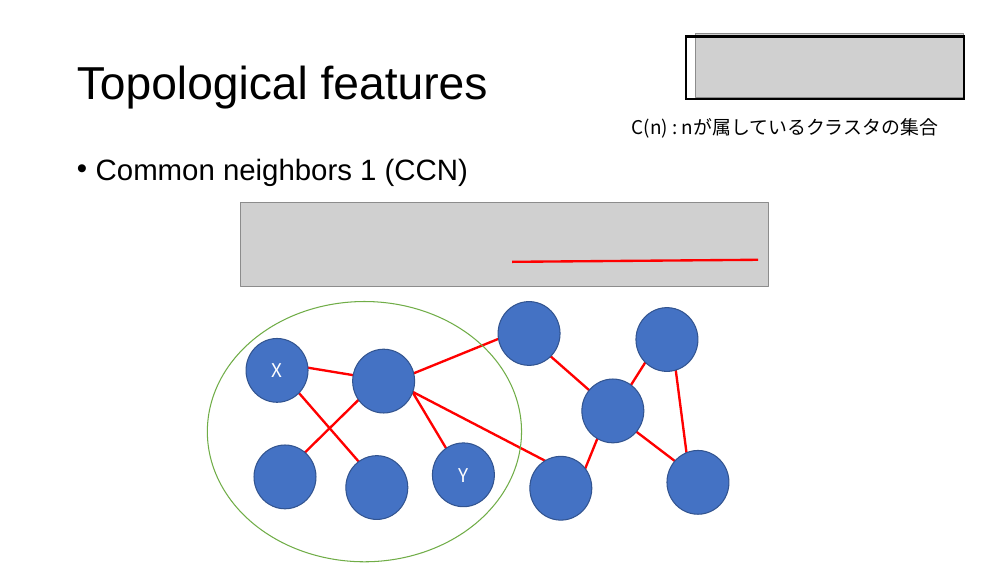
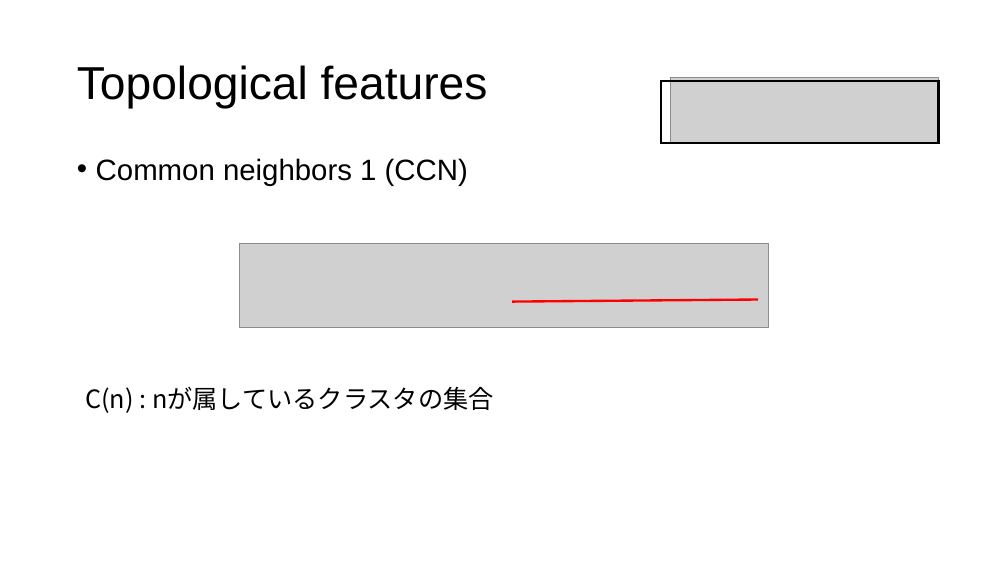
Before and after one commit to tsutarou10/variousFile, a slide deck: slide 34 of Predicting potential drug-drug interactions on topological and semantic similarity features using statistical learning.pptx (slide 32 before the commit). Drawn at 1008x567 pixels with LibreOffice and Linux fonts; fonts in the diff are those of the drawing; grey boxes stand for pictures. Boxes give left, top, right and bottom in pixels: in the first picture for what was removed or moved away, otherwise in the second. Text is boxed around its words. In the diff, an @@ line names an element or a change of style, - is before the commit and + after.

```diff
--- a/Predicting potential drug-drug interactions on topological and semantic similarity features using statistical learning.pptx
+++ b/Predicting potential drug-drug interactions on topological and semantic similarity features using statistical learning.pptx
@@ rectangle: place and size @@
-rectangle at [687, 36, 964, 99]
+rectangle at [661, 81, 938, 144]
@@ picture: place and size @@
-picture at [696, 33, 964, 98]
+picture at [671, 78, 939, 142]
@@ picture: place and size @@
-picture at [240, 203, 769, 287]
+picture at [240, 243, 768, 327]
@@ line moved from (758, 260) - (512, 262) to (758, 299) - (512, 302) @@
@@ ellipse removed at [207, 302, 522, 562] @@
@@ group removed at [246, 302, 729, 520]: 10 lines, 9 ellipses @@
-X
-Y
@@ text "C(n) : nが属しているクラスタの集合": place and size @@
-text "C(n) : nが属しているクラスタの集合" at [632, 118, 938, 138]
+text "C(n) : nが属しているクラスタの集合" at [85, 387, 494, 413]
@@ text "C(n) : nが属しているクラスタの集合" at [85, 387, 494, 413]: size 18 to 24 pt @@
@@ line removed from (288, 469) to (381, 377) @@
@@ ellipse removed at [254, 445, 316, 509] @@
```
Also in this commit, not shown: 12 other slides changed, 2 slides added.
